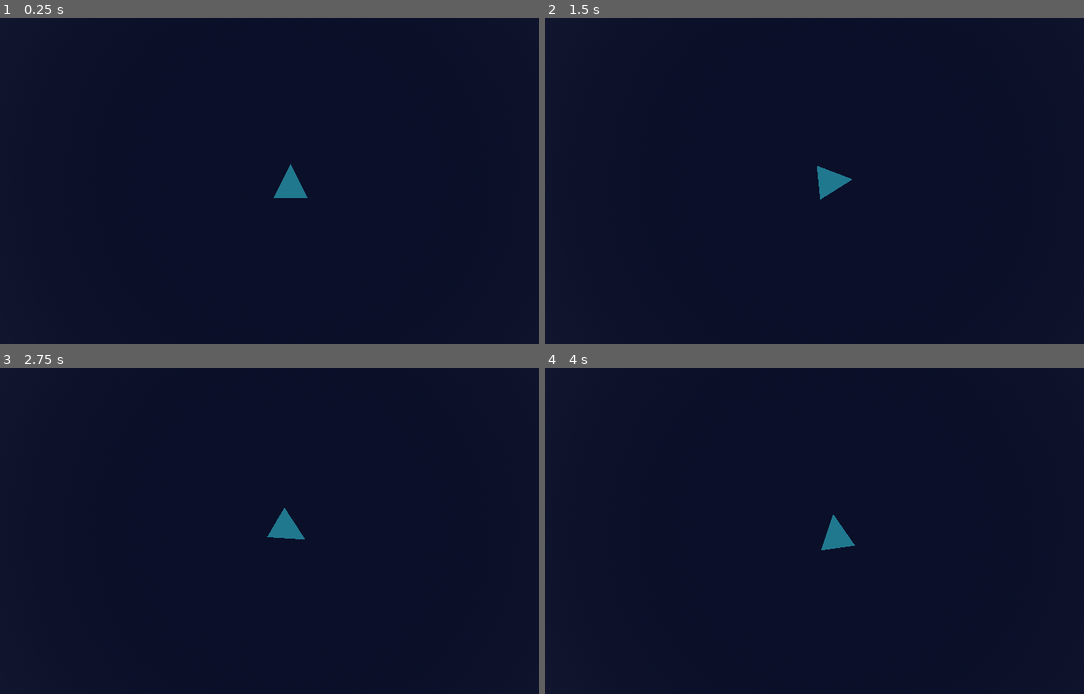
Above: before the commit, frames 1-4 (two rows, left to right).
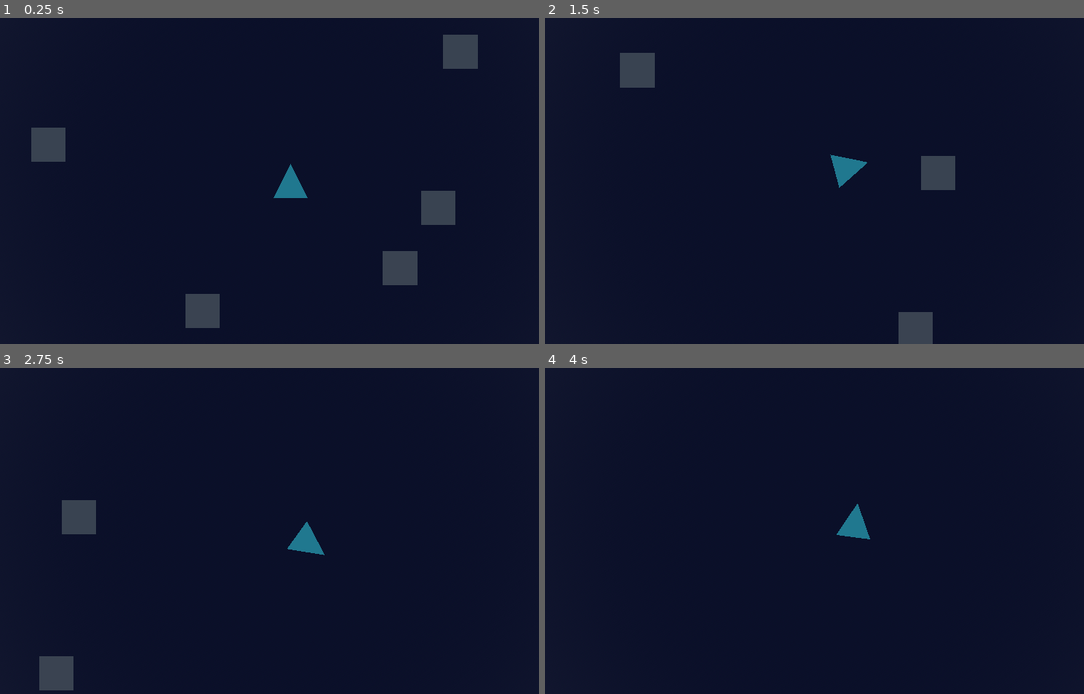
Above: after the commit, the same moments.

Repository: forklovee/SpaceJam2026
Game: Godot game, scene res://main.tscn
Same seed, same stepped clock (60 frames per second), same inputs: the game is played once before the commit and once after it.
Inputs:
- Up to frame 1 (0.25 s): no input
- Up to frame 2 (1.5 s): tap Enter at 0.5 s; hold D (Right) 0.53-1.28 s; hold S (Down) from 1.28 s (still down)
- Up to frame 3 (2.75 s): release S (Down) at 2.03 s; hold D (Right) from 2.03 s (still down)
- Up to frame 4 (4 s): release D (Right) at 2.78 s; hold W (Up) 2.78-3.53 s; hold A (Left) from 3.53 s (still down)

The runs differ from the first frame. In frame 1, 3.3% of the frame differs, in the area x 5-89%, y 5-96%; in frame 2, 2.5%; in frame 3, 1.9%; in frame 4, 0.6%.

Commit message:
Ship Movement

Diff:
--- a/Player/player_controller.gd
+++ b/Player/player_controller.gd
@@ -19,12 +19,17 @@
 	if !is_instance_valid(ship):
 		return
 
+	#camera.global_position = camera.global_position.lerp(
+		#Vector3(ship.global_position.x, CAMERA_HEIGHT, ship.global_position.z), 10.0*delta
+	#)
+
+	input_direction = Input.get_vector("Left", "Right", "Down", "Up")
+	ship.steer(input_direction)
+
+func _physics_process(delta: float) -> void:
 	camera.global_position = camera.global_position.lerp(
 		Vector3(ship.global_position.x, CAMERA_HEIGHT, ship.global_position.z), 10.0*delta
 	)
-
-	input_direction = Input.get_vector("Left", "Right", "Down", "Up")
-	ship.move(input_direction)
 
 func spawn(transform: Transform3D, new_ship_scene: PackedScene = null):
 	destroy_ship()
--- a/Ship/base_ship.tscn
+++ b/Ship/base_ship.tscn
@@ -8,6 +8,8 @@
 [sub_resource type="SphereShape3D" id="SphereShape3D_wo1jh"]
 
 [node name="Ship" type="RigidBody3D" unique_id=1651256213]
+linear_damp = 2.0
+angular_damp = 10.0
 script = ExtResource("1_wo1jh")
 
 [node name="MeshInstance3D" type="MeshInstance3D" parent="." unique_id=1993636732]
--- a/Ship/ship.gd
+++ b/Ship/ship.gd
@@ -1,29 +1,42 @@
 class_name Ship extends RigidBody3D
 
-var target_direction: Vector2
+var steering_direction: Vector2
+var movement_direction: Vector2
 
 func _physics_process(delta: float) -> void:
-	if target_direction.length() > 0.1:
-		pass
+	var current_angle: float = rotation.y
+	var target_angle: float = lerp_angle(current_angle, steering_direction.angle(), 2.0*delta)
+
+	if movement_direction.length() > 0.01:
+		apply_central_force(20.0*get_forward())
+
 	else:
-		pass
+		print("no movement")
 
-	rotation.y = lerp_angle(rotation.y, target_direction.angle(), 2.0*delta)
+	apply_torque(50.0*Vector3.UP * angle_difference(current_angle, target_angle))
+	# TODO: convert to physics based
 
-func get_forward_2d() -> Vector2:
-	return Vector2(
-		-global_basis.z.x,
-		-global_basis.z.z
-	)
+func get_forward() -> Vector3:
+	return -global_basis.z
 
+# y-axis: forward-back
+# x-axis: sides
 func move(input_direction: Vector2):
+	movement_direction = input_direction
+
+func steer(input_direction: Vector2):
 	# fix axises
 	input_direction = Vector2(
 		input_direction.y,
 		-input_direction.x
 	)
 
-	var pre_target_direction = (target_direction + input_direction).normalized()
-	target_direction = target_direction.lerp(
+	if input_direction.length() > 0.01:
+		move(Vector2.UP)
+	else:
+		move(Vector2.ZERO)
+
+	var pre_target_direction = (steering_direction + input_direction).normalized()
+	steering_direction = steering_direction.lerp(
 		pre_target_direction, 0.1
 	)
--- a/main.tscn
+++ b/main.tscn
@@ -32,9 +32,35 @@
 background_mode = 2
 sky = SubResource("Sky_h2yge")
 
+[sub_resource type="BoxMesh" id="BoxMesh_0xm2m"]
+
 [node name="Main" type="Node3D" unique_id=289798224]
 script = ExtResource("1_ig7tw")
 debug_player_ship = SubResource("PackedScene_h2yge")
 
 [node name="WorldEnvironment" type="WorldEnvironment" parent="." unique_id=672368694]
 environment = SubResource("Environment_1bvp3")
+
+[node name="MeshInstance3D" type="MeshInstance3D" parent="." unique_id=315374435]
+transform = Transform3D(1, 0, 0, 0, 1, 0, 0, 0, 1, 4.2922564, -3.762704, 0.7849817)
+mesh = SubResource("BoxMesh_0xm2m")
+
+[node name="MeshInstance3D2" type="MeshInstance3D" parent="." unique_id=326239066]
+transform = Transform3D(1, 0, 0, 0, 1, 0, 0, 0, 1, 3.1846182, -3.762704, 2.532031)
+mesh = SubResource("BoxMesh_0xm2m")
+
+[node name="MeshInstance3D3" type="MeshInstance3D" parent="." unique_id=1240110776]
+transform = Transform3D(1, 0, 0, 0, 1, 0, 0, 0, 1, 4.938657, -3.762704, -3.762714)
+mesh = SubResource("BoxMesh_0xm2m")
+
+[node name="MeshInstance3D4" type="MeshInstance3D" parent="." unique_id=1307406508]
+transform = Transform3D(1, 0, 0, 0, 1, 0, 0, 0, 1, -3.8061533, -3.762704, -6.762802)
+mesh = SubResource("BoxMesh_0xm2m")
+
+[node name="MeshInstance3D5" type="MeshInstance3D" parent="." unique_id=1674224514]
+transform = Transform3D(1, 0, 0, 0, 1, 0, 0, 0, 1, -7.042617, -3.762704, -1.0542665)
+mesh = SubResource("BoxMesh_0xm2m")
+
+[node name="MeshInstance3D6" type="MeshInstance3D" parent="." unique_id=1393448652]
+transform = Transform3D(1, 0, 0, 0, 1, 0, 0, 0, 1, -2.5666547, -3.762704, 3.791401)
+mesh = SubResource("BoxMesh_0xm2m")
